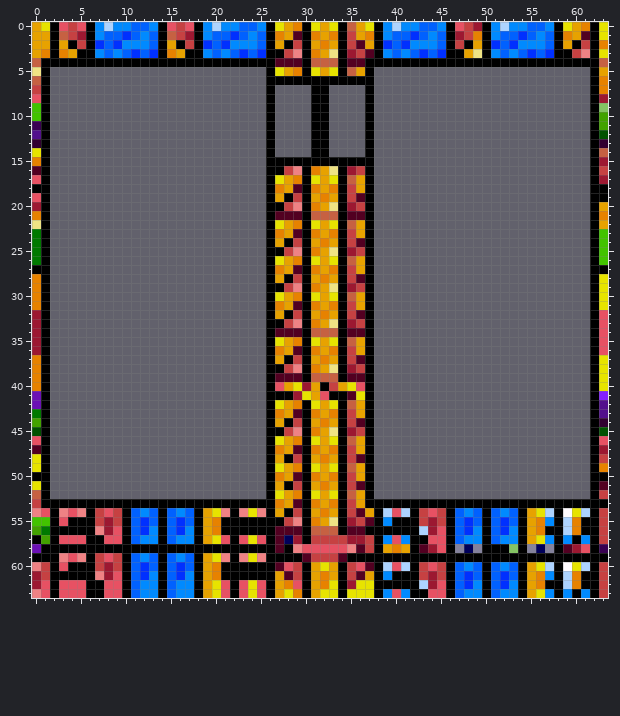
Two states of a pixel-art sprite, data/background.png. That is the earlier state.
The file is 64x64 pixels.
The same view after the edit:
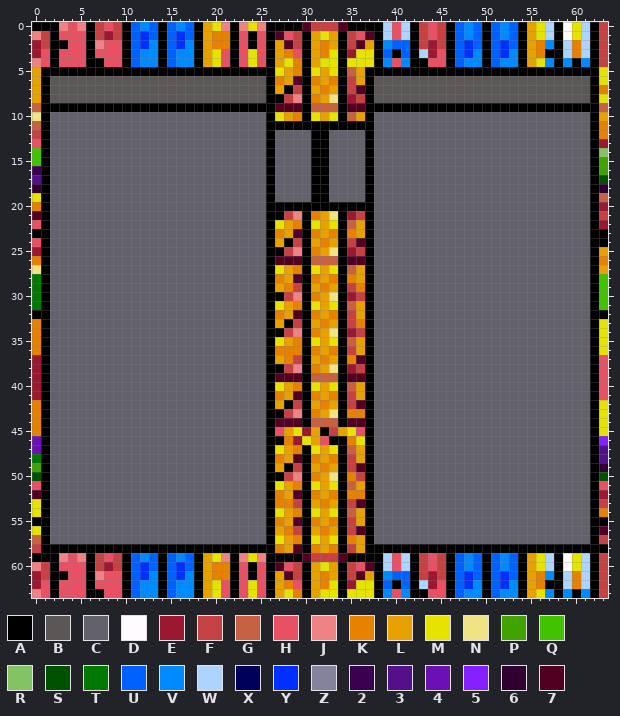
Palette (. is transparent): A #000000  B #5b5757  C #62616c  D #fffbff  E #9c1831  F #c64142  G #c66142  H #e75163  J #ef8284  K #e78200  L #e7a200  M #e7e300  N #efe384  P #42a200  Q #42c300  R #84c363  S #005100  T #007900  U #0061ff  V #008aff  W #add3ff  X #00005a  Y #0030ff  Z #84829c  2 #390052  3 #52108c  4 #6b10b5  5 #8420ff  6 #310031  7 #520021
What changed:
Changed rows in their new state; - is an unchanged pixel.
first column x 0:
 0 AA-JHJ-FHFA-VU-UVU-LMJAJMJ-AAA7FFF7AAA-WHWAFHF-UVU-UVUALMW-DMW-F
 1 JF-HHH-FEFA-Y--UYU-LKKAHAH-7HF-LML--H7-WHWAFHF-UVU-UV-ALMW-DMW-F
 2 EF-AHH-JHHAUYV-UYV-LKKAHAH--7----------V-UAFEF-UYU-UYUALKV-WKW-F
 3 EH-HHH-HHHAUVV-UVV-LMHAHMH-LKH-LKM--MM-UAUAWEH-UYV-UY-ALKA-WKW-F
 4 JH-HHH--HH-UVV-UVV-LMH-HMH-LMK-LMM-MMM-VHV--HH-UVV-UVV-LMV-V-V-F
 5 L-AAAAAAAAAAAAAAAAAAAAAAAA------------AAAAAAAAAAAAAAAAAAAAAAAA-M
 6 L-BBBBBBBBBBBBBBBBBBBBBBBB-KL7-KLK-FL-BBBBBBBBBBBBBBBBBBBBBBBB-M
 7 L-BBBBBBBBBBBBBBBBBBBBBBBB-LAFALKLAF7-BBBBBBBBBBBBBBBBBBBBBBBB--
 8 L-BBBBBBBBBBBBBBBBBBBBBBBB-AFJAKLNAEF-BBBBBBBBBBBBBBBBBBBBBBBB-M
 9 G-AAAAAAAAAAAAAAAAAAAAAAAA-777AGGGA77-AAAAAAAAAAAAAAAAAAAAAAAA-G
10 N--------------------------MLKAMLMAGL--------------------------L
11 G--------------------------AAAA--AAAA--------------------------K
12 F--------------------------------------------------------------K
13 H--------------------------------------------------------------E
14 Q--------------------------------------------------------------R
15 Q--------------------------CCCC--CCCC--------------------------P
16 2--------------------------CCCCAACCCC--------------------------P
17 3--------------------------CCCCAACCCC--------------------------S
18 6--------------------------CCCCAACCCC--------------------------6
19 M--------------------------CCCCAACCCC--------------------------G
20 K---------------------------AA-AAA-AA--------------------------E
21 7--------------------------AFJ-KLN-EF--------------------------F
22 H--------------------------------------------------------------E
23 A----------------------------------K---------------------------A
24 H--------------------------------------------------------------A
25 E--------------------------------------------------------------L
26 K--------------------------777-GGG-77--------------------------K
27 N--------------------------M-K-M-M-G---------------------------L
28 T--------------------------KL7-KLK-KL--------------------------Q
29 T--------------------------LKF-LKL-FK--------------------------Q
30 T--------------------------AFJ-K-N-EF--------------------------Q
31 T--------------------------M-K-M-M-G---------------------------Q
32 A--------------------------KL7-KLK--L--------------------------A
33 K--------------------------LAF-LKL-FK--------------------------M
34 K--------------------------AFJ-KLN-EF--------------------------M
35 K--------------------------------------------------------------M
36 K---------------------------KK---------------------------------M
37 E---------------------------K------K---------------------------H
38 E--------------------------------------------------------------H
39 E--------------------------------------------------------------H
40 E--------------------------M-KAMLMAGL--------------------------H
41 E--------------------------KL7AKLK-FL--------------------------H
42 K--------------------------LAF-LKL-F7--------------------------M
43 K--------------------------AFJ---N-KK--------------------------M
44 K--------------------------777-GGG-7---------------------------M
45 K--------------------------HLMELAFLMH--------------------------M
46 4--------------------------AKEMLHA-KM--------------------------5
47 4--------------------------M-K-M-M-G---------------------------3
48 T--------------------------KL7-KLK--L--------------------------3
49 P--------------------------LAF-LKL-F7--------------------------6
50 S--------------------------AFJ---N-KF--------------------------S
51 H--------------------------MLK-MLM-GL--------------------------H
52 7--------------------------K-7-K-K-KK--------------------------E
53 M-CCCCCCCCCCCCCCCCCCCCCCCC--KF-LKL--7-CCCCCCCCCCCCCCCCCCCCCCCC-F
54 MACCCCCCCCCCCCCCCCCCCCCCCC-MLK-MLM-GLACCCCCCCCCCCCCCCCCCCCCCCC-K
55 AACCCCCCCCCCCCCCCCCCCCCCCC-KL7---K-FLACCCCCCCCCCCCCCCCCCCCCCCC-A
56 MACCCCCCCCCCCCCCCCCCCCCCCC-LKF-LKL-F--CCCCCCCCCCCCCCCCCCCCCCCC-7
57 GACCCCCCCCCCCCCCCCCCCCCCCC-MLK-MLMAKLACCCCCCCCCCCCCCCCCCCCCCCC--
58 F--------------------------KL7AKLKAFLA-AAA-AAA-AAA---A-AAA-AAA-A
59 ---------------------------------------WHW-FHF-UVU-UVU-LMW-DMW-F
60 ----HH---------------K-H-H--------------------------------------
61 ----HH--H------------K-H-H--------------UU-------------------W--
62 -------H-------------------------------U-U-------------------W--
